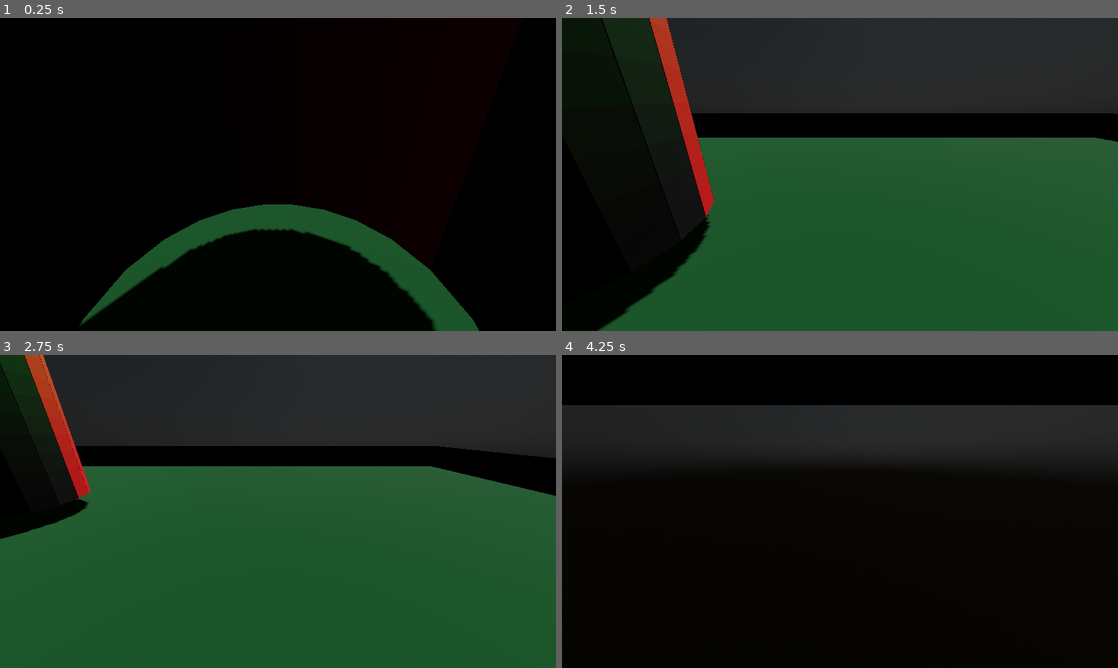
Above: before the commit, frames 1-4 (two rows, left to right).
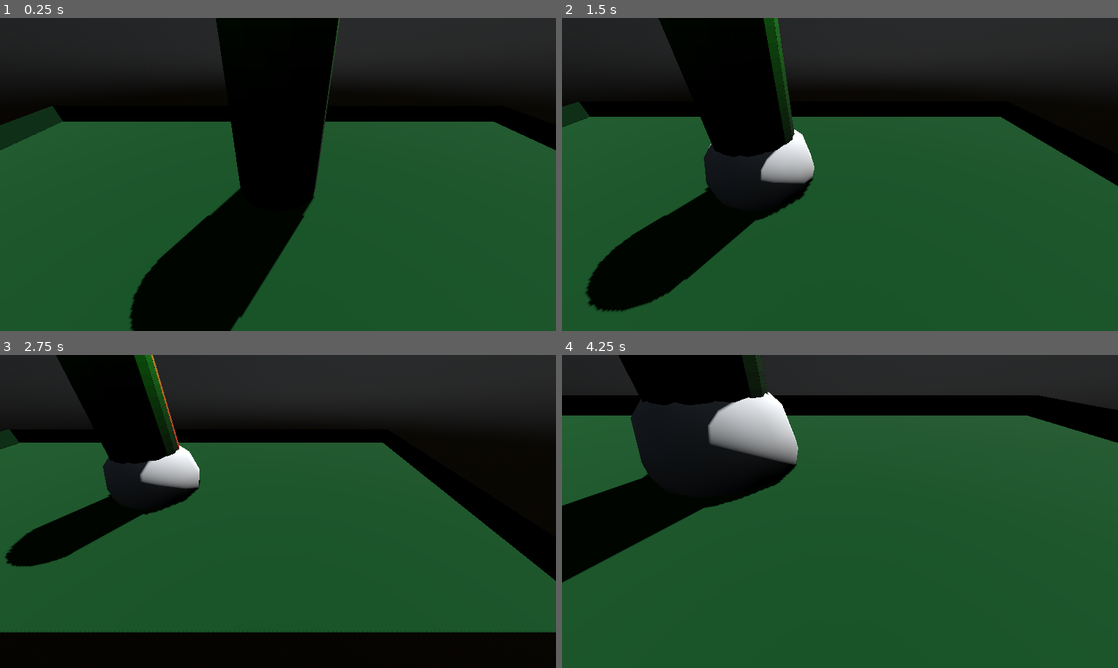
Above: after the commit, the same moments.

Repository: dathegreat/OSHANT
Game: Godot game, scene res://DA/TestEnvironment.tscn
The game is run twice, just before and just after one commit, with the same random seed, the same clock (stepped at 60 frames per second) and the same inputs. This scene is started directly instead of the project's main scene. The engine's default icon, where the game draws it, is replaced by a stand-in: a white triangle on a blue panel in a dark square.
Inputs (mouse positions are in pixels of both pictures, inside the frame that each line leads up to):
- Up to frame 1 (0.25 s): no input
- Up to frame 2 (1.5 s): tap Enter at 0.5 s; move the mouse to (962, 158) at 0.52 s; hold D (move_right) 0.53-1.28 s; click (962, 158) at 0.6 s; move the mouse to (728, 190) at 1.27 s; hold S (move_down) from 1.28 s (still down); click (728, 190) at 1.35 s
- Up to frame 3 (2.75 s): move the mouse to (333, 442) at 2.02 s; release S (move_down) at 2.03 s; hold D (move_right) from 2.03 s (still down); hold Space (interact) from 2.03 s (still down); click (333, 442) at 2.3 s
- Up to frame 4 (4.25 s): move the mouse to (812, 574) at 2.77 s; release D (move_right) at 2.78 s; release Space (interact) at 2.78 s; hold W (move_up) 2.78-3.53 s; tap Q at 2.85 s; click (812, 574) at 3.05 s; move the mouse to (1006, 558) at 3.52 s; hold A (move_left) from 3.53 s (still down); hold E from 3.53 s (still down); click (1006, 558) at 3.8 s

The runs differ from the first frame. In frame 1, 68% of the frame differs, in the area x 0-100%, y 0-100%; in frame 2, 34%; in frame 3, 38%; in frame 4, 85%.

Commit message:
For Karl's eyes only

Diff:
--- a/DA/Building.gd
+++ b/DA/Building.gd
@@ -37,7 +37,6 @@
 			rigid_body.freeze = true
 			rigid_body.add_child(collision_shape)
 			rigid_body.add_child(brick)
-			#add collision shape to brick
 			add_child(rigid_body)
 
 
--- a/DA/TestEnvironment.gd
+++ b/DA/TestEnvironment.gd
@@ -29,3 +29,21 @@
 		get_node("Camera3D").rotate_object_local(Vector3(0, 1, 0), 0.01)
 	if Input.is_key_pressed(KEY_RIGHT):
 		get_node("Camera3D").rotate_object_local(Vector3(0, 1, 0), -0.01)
+	if Input.is_action_just_released("click"):
+		var sphere_radius: float = 3.0
+		var explosion_sphere = Area3D.new()
+		explosion_sphere.monitorable = true
+		explosion_sphere.monitoring = true
+		var collision_sphere = CollisionShape3D.new()
+		var sphere_mesh = CSGSphere3D.new()
+		sphere_mesh.radius = sphere_radius
+		sphere_mesh.material = StandardMaterial3D.new()
+		collision_sphere.shape = SphereShape3D.new()
+		collision_sphere.shape.set_radius(sphere_radius)
+		explosion_sphere.add_child(collision_sphere)
+		explosion_sphere.add_child(sphere_mesh)
+		add_child(explosion_sphere)
+		explosion_sphere.collision_layer = 1
+		explosion_sphere.collision_mask = 1
+		print(explosion_sphere.overlaps_body(get_node("StaticBody3D")))
+		print(explosion_sphere.get_overlapping_bodies())
--- a/DA/TestEnvironment.tscn
+++ b/DA/TestEnvironment.tscn
@@ -37,6 +37,9 @@
 [sub_resource type="StandardMaterial3D" id="StandardMaterial3D_cj7jq"]
 albedo_color = Color(0, 0.313726, 0.129412, 1)
 
+[sub_resource type="SphereShape3D" id="SphereShape3D_jxcml"]
+radius = 7.042
+
 [node name="TestEnvironment" type="Node3D"]
 script = ExtResource("1_8rac5")
 
@@ -48,7 +51,7 @@
 shadow_enabled = true
 
 [node name="Camera3D" type="Camera3D" parent="."]
-transform = Transform3D(1, 0, 0, 0, 0.928583, 0.371125, 0, -0.371125, 0.928583, 0, 1.87993, 1.68334)
+transform = Transform3D(1, 0, 0, 0, 0.800888, 0.598814, 0, -0.598814, 0.800888, 0, 6.87993, 8.68334)
 environment = SubResource("Environment_mfcpt")
 current = true
 
@@ -61,3 +64,9 @@
 [node name="CSGBox3D2" type="CSGBox3D" parent="StaticBody3D"]
 size = Vector3(41.27, -1.495, 20.03)
 material = SubResource("StandardMaterial3D_cj7jq")
+
+[node name="Area3D" type="Area3D" parent="."]
+gravity_space_override = 1
+
+[node name="CollisionShape3D" type="CollisionShape3D" parent="Area3D"]
+shape = SubResource("SphereShape3D_jxcml")
Not shown: 1 places in DA/TestEnvironment.tscn that only renumber resources
